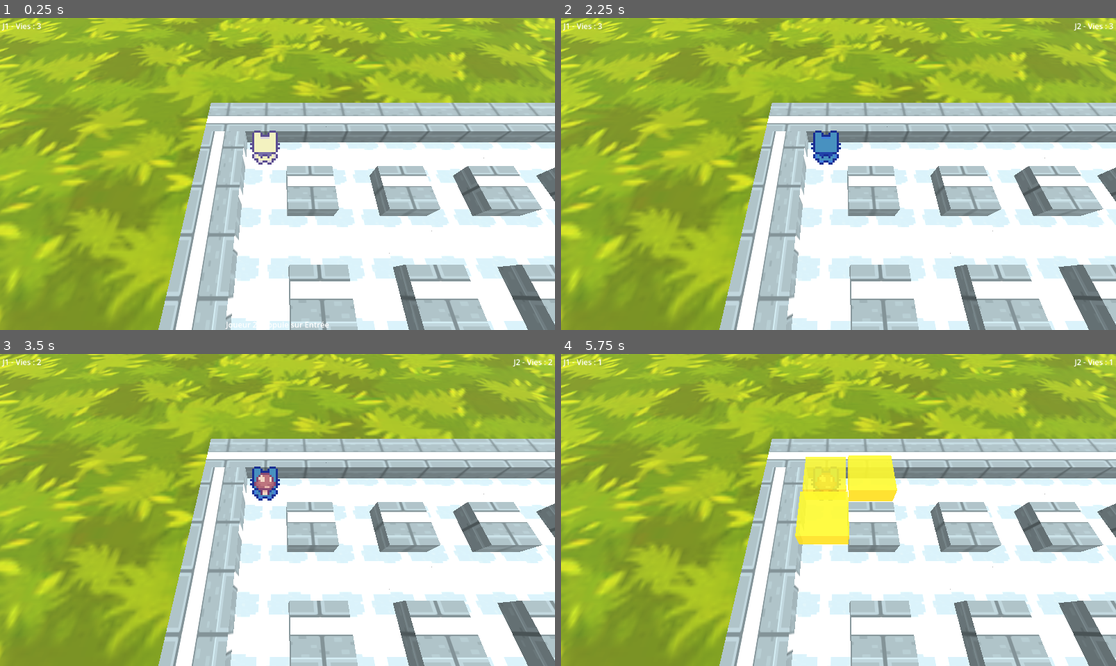
Above: before the commit, frames 1-4 (two rows, left to right).
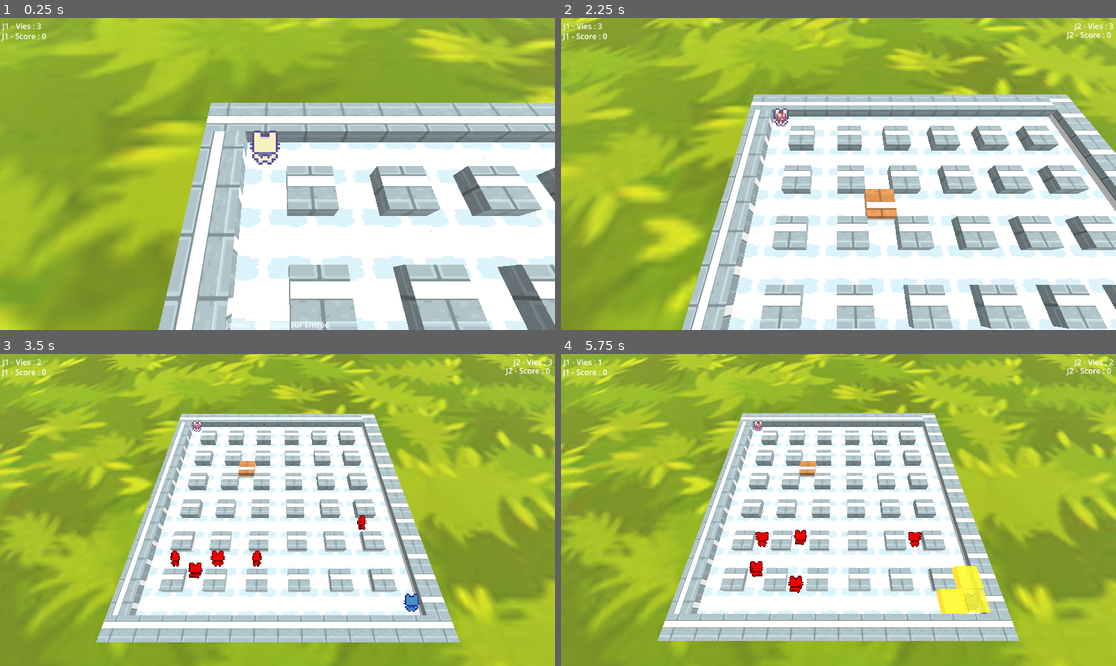
Above: after the commit, the same moments.

Repository: Tortue-afk/TD2_Multimedia
Game: Godot game, scene res://bomberman.tscn
Two runs of this game, one before a commit and one after it. Both use one fixed random seed, a clock stepped at 60 frames per second and the inputs below.
Inputs:
- Up to frame 1 (0.25 s): no input
- Up to frame 2 (2.25 s): tap Enter (p1_action) at 0.5, 0.6 s; tap E (p2_action) at 1.35 s; tap Space (p2_join) at 2.1 s
- Up to frame 3 (3.5 s): tap Enter (p1_action) at 2.85 s
- Up to frame 4 (5.75 s): tap E (p2_action) at 3.6 s; tap Space (p2_join) at 4.35 s; tap Enter (p1_action) at 5.1 s

The runs differ from the first frame. In frame 1, 22% of the frame differs, in the area x 0-100%, y 0-100%; in frame 2, 60%; in frame 3, 69%; in frame 4, 70%.

Commit message:
camera multi, couleur ennemis, tuer tous les ennemis

Diff:
--- a/Bombe/bombe.gd
+++ b/Bombe/bombe.gd
@@ -22,6 +22,8 @@
 const GROUPE_JOUEUR := "joueur"
 
 signal bombe_explosee(position_globale: Vector3)
+
+var proprietaire: Node = null
 
 static func case_contient_mur(pos: Vector3, monde: World3D, taille: float) -> bool:
 	var space_state := monde.direct_space_state
@@ -93,6 +95,11 @@
 	for e in ennemis_touches:
 		if is_instance_valid(e):
 			e.mourir()
+
+	if ennemis_touches.size() > 0:
+		var niveau := get_tree().current_scene
+		if niveau.has_method("_on_ennemis_tues"):
+			niveau._on_ennemis_tues(proprietaire, ennemis_touches.size())
 
 	bombe_explosee.emit(global_position)
 	queue_free()
--- a/Ennemi/ennemi.tscn
+++ b/Ennemi/ennemi.tscn
@@ -79,7 +79,7 @@
 "duration": 1.0,
 "texture": SubResource("AtlasTexture_1mpg8")
 }],
-"loop": true,
+"loop": 1,
 "name": &"idle_back",
 "speed": 5.0
 }, {
@@ -90,7 +90,7 @@
 "duration": 1.0,
 "texture": SubResource("AtlasTexture_4k3p5")
 }],
-"loop": true,
+"loop": 1,
 "name": &"idle_front",
 "speed": 5.0
 }, {
@@ -101,7 +101,7 @@
 "duration": 1.0,
 "texture": SubResource("AtlasTexture_iy7a6")
 }],
-"loop": true,
+"loop": 1,
 "name": &"idle_left",
 "speed": 5.0
 }, {
@@ -112,7 +112,7 @@
 "duration": 1.0,
 "texture": SubResource("AtlasTexture_6pdtf")
 }],
-"loop": true,
+"loop": 1,
 "name": &"idle_right",
 "speed": 5.0
 }, {
@@ -123,7 +123,7 @@
 "duration": 1.0,
 "texture": SubResource("AtlasTexture_x8a0q")
 }],
-"loop": true,
+"loop": 1,
 "name": &"run_bottom",
 "speed": 5.0
 }, {
@@ -134,7 +134,7 @@
 "duration": 1.0,
 "texture": SubResource("AtlasTexture_kywmy")
 }],
-"loop": true,
+"loop": 1,
 "name": &"run_left",
 "speed": 5.0
 }, {
@@ -145,7 +145,7 @@
 "duration": 1.0,
 "texture": SubResource("AtlasTexture_aoa1h")
 }],
-"loop": true,
+"loop": 1,
 "name": &"run_right",
 "speed": 5.0
 }, {
@@ -156,7 +156,7 @@
 "duration": 1.0,
 "texture": SubResource("AtlasTexture_x56n0")
 }],
-"loop": true,
+"loop": 1,
 "name": &"run_top",
 "speed": 5.0
 }]
@@ -166,12 +166,14 @@
 [node name="Ennemi" type="CharacterBody3D" unique_id=1020023865 groups=["ennemi"]]
 collision_layer = 2
 script = ExtResource("1_su0b7")
+vitesse = 1.0
 
 [node name="CollisionShape3D" type="CollisionShape3D" parent="." unique_id=204221095]
 shape = SubResource("BoxShape3D_5lqua")
 
 [node name="AnimatedSprite3D" type="AnimatedSprite3D" parent="." unique_id=937633453]
 transform = Transform3D(5, 0, 0, 0, 5, 0, 0, 0, 5, 0, 0, 0)
+modulate = Color(1, 0, 0, 1)
 billboard = 1
 texture_filter = 0
 sprite_frames = SubResource("SpriteFrames_hbyg6")
--- a/Joueur/joueur.gd
+++ b/Joueur/joueur.gd
@@ -20,6 +20,9 @@
 
 var action_bombe := "ui_accept"
 var bombe_posee: Bombe = null
+
+signal score_change(score: int)
+var score: int = 0
 
 @onready var animated_sprite_3d = $AnimatedSprite3D
 
@@ -130,4 +133,11 @@
 
 	get_tree().current_scene.add_child(bombe)
 	bombe.global_position = pos_case
+	bombe.proprietaire = self
 	bombe_posee = bombe
+	bombe.global_position = pos_case
+	bombe_posee = bombe
+
+func ajouter_score(points: int) -> void:
+	score += points
+	score_change.emit(score)
--- a/bomberman.gd
+++ b/bomberman.gd
@@ -5,20 +5,37 @@
 @onready var vie_label: Label = $VieLabel
 @onready var vie_label_j2: Label = $VieLabelJ2
 @onready var player2_label: Label = $Player2Label
+@onready var score_label: Label = $ScoreLabel
+@onready var score_label_j2: Label = $ScoreLabelJ2
+@onready var camera_partagee = $CameraPartagee
+
 
 var temps_clignotement := 0.0
 var joueur2_actif := false
 var partie_terminee := false
+var ennemis_restants := 0
 
 func _ready() -> void:
 	joueur2.desactiver()
 	player2_label.visible = true
 	vie_label_j2.visible = false
+	score_label_j2.visible = false
 
 	_maj_vies(joueur.vies)
 	joueur.vie_perdue.connect(_maj_vies)
 	joueur.mort.connect(_on_joueur_mort)
 	joueur2.mort.connect(_on_joueur_mort)
+
+	_maj_score(0)
+	joueur.score_change.connect(_maj_score)
+
+	call_deferred("_compter_ennemis")
+
+	camera_partagee.joueur = joueur
+	camera_partagee.joueur2 = joueur2
+
+func _compter_ennemis() -> void:          # ← ICI, comme fonction du niveau
+	ennemis_restants = get_tree().get_nodes_in_group("ennemi").size()
 
 func _process(delta: float) -> void:
 	if joueur2_actif:
@@ -41,11 +58,23 @@
 	_maj_vies_j2(joueur2.vies)
 	joueur2.vie_perdue.connect(_maj_vies_j2)
 
+	score_label_j2.visible = true
+	_maj_score_j2(0)
+	joueur2.score_change.connect(_maj_score_j2)
+
+	camera_partagee.activer(true)
+
 func _maj_vies(vies: int) -> void:
 	vie_label.text = "J1 - Vies : %d" % vies
 
 func _maj_vies_j2(vies: int) -> void:
 	vie_label_j2.text = "J2 - Vies : %d" % vies
+
+func _maj_score(score: int) -> void:
+	score_label.text = "J1 - Score : %d" % score
+
+func _maj_score_j2(score: int) -> void:
+	score_label_j2.text = "J2 - Score : %d" % score
 
 func _on_joueur_mort() -> void:
 	if partie_terminee:
@@ -80,3 +109,31 @@
 
 	await get_tree().create_timer(1.0).timeout
 	get_tree().change_scene_to_file("res://victory.tscn")
+
+func _on_ennemis_tues(qui: Node, nb: int) -> void:
+	if qui and qui.has_method("ajouter_score"):
+		qui.ajouter_score(nb * 100)
+
+	ennemis_restants -= nb
+	if ennemis_restants <= 0 and not partie_terminee:
+		_victoire_ennemis_elimines()
+
+func _victoire_ennemis_elimines() -> void:
+	partie_terminee = true
+
+	Resultat.vies_j1 = joueur.vies
+	Resultat.vies_j2 = joueur2.vies
+	Resultat.score_j1 = joueur.score
+	Resultat.score_j2 = joueur2.score
+	Resultat.multijoueur = joueur2_actif
+
+	if joueur2_actif:
+		if joueur.score > joueur2.score:
+			Resultat.vainqueur = "J1"
+		elif joueur2.score > joueur.score:
+			Resultat.vainqueur = "J2"
+		else:
+			Resultat.vainqueur = "ScoreEgal"
+
+	await get_tree().create_timer(1.0).timeout
+	get_tree().change_scene_to_file("res://victory.tscn")
--- a/bomberman.tscn
+++ b/bomberman.tscn
@@ -6,6 +6,7 @@
 [ext_resource type="MeshLibrary" uid="uid://bd000w0jakn7m" path="res://Map/mesh_library.res" id="3_ejw18"]
 [ext_resource type="PackedScene" uid="uid://yy8qyxlxhno6" path="res://Ennemi/ennemi.tscn" id="4_i4k5q"]
 [ext_resource type="Script" uid="uid://yioyneykemo1" path="res://spawn_ennemis.gd" id="5_b8muj"]
+[ext_resource type="Script" uid="uid://dkuilemf4hthn" path="res://camera_partagee.gd" id="7_40ey5"]
 
 [sub_resource type="Environment" id="Environment_x8p52"]
 background_mode = 1
@@ -23,14 +24,14 @@
 environment = SubResource("Environment_x8p52")
 
 [node name="MeshInstance3D" type="MeshInstance3D" parent="WorldEnvironment" unique_id=1140207870]
-transform = Transform3D(25.549044, 0, 0, 0, 1, 0, 0, 0, 22.639488, 0, 0, 0)
+transform = Transform3D(78.16433, 0, 0, 0, 3.0593836, 0, 0, 0, 69.26288, 0, 0, 0)
 mesh = SubResource("PlaneMesh_x8p52")
 
 [node name="Joueur" parent="." unique_id=2103547942 groups=["joueur"] instance=ExtResource("1_3uo7q")]
 transform = Transform3D(1, 0, 0, 0, 1, 0, 0, 0, 1, 1.5, 0.5, 1.5)
 
 [node name="Joueur2" parent="." unique_id=1039252776 groups=["joueur"] instance=ExtResource("1_3uo7q")]
-transform = Transform3D(1, 0, 0, 0, 1, 0, 0, 0, 1, 1.5, 0.5, 1.5)
+transform = Transform3D(1, 0, 0, 0, 1, 0, 0, 0, 1, 13.5, 0.5, 13.51)
 visible = false
 joueur = 1
 
@@ -65,6 +66,28 @@
 grow_horizontal = 0
 text = "Vie :"
 
+[node name="ScoreLabel" type="Label" parent="." unique_id=1538148814]
+offset_left = 4.0
+offset_top = 26.0
+offset_right = 56.0
+offset_bottom = 49.0
+text = "Score :"
+horizontal_alignment = 1
+vertical_alignment = 1
+
+[node name="ScoreLabelJ2" type="Label" parent="." unique_id=1939627900]
+anchors_preset = 1
+anchor_left = 1.0
+anchor_right = 1.0
+offset_left = -62.0
+offset_top = 23.0
+offset_right = -10.0
+offset_bottom = 46.0
+grow_horizontal = 0
+text = "Score :"
+horizontal_alignment = 1
+vertical_alignment = 1
+
 [node name="MapGrid" type="GridMap" parent="." unique_id=740874890]
 transform = Transform3D(1, 0, 0, 0, 1, 0, 0, 0, 1, 0, -1.5, 0)
 mesh_library = ExtResource("3_ejw18")
@@ -96,3 +119,6 @@
 scene_ennemi = ExtResource("4_i4k5q")
 nombre_ennemis = 5
 hauteur_par_defaut = 0.5
+
+[node name="CameraPartagee" type="Camera3D" parent="." unique_id=1560983567]
+script = ExtResource("7_40ey5")
--- /dev/null
+++ b/camera_partagee.gd
@@ -0,0 +1,40 @@
+extends Camera3D
+
+@export var joueur: Node3D
+@export var joueur2: Node3D
+@export var hauteur_base: float = 4.0
+@export var recul_base: float = 2.0
+@export var zoom_min: float = 1.0
+@export var zoom_max: float = 10.0
+@export var vitesse_suivi: float = 4.0
+@export var angle_x_degres: float = -60.0
+
+var joueur2_actif := false
+
+func activer(j2_actif: bool) -> void:
+	joueur2_actif = j2_actif
+	rotation_degrees.x = angle_x_degres
+	rotation_degrees.y = 0.0
+	rotation_degrees.z = 0.0
+	make_current()
+
+func _process(delta: float) -> void:
+	if not (joueur and is_instance_valid(joueur)):
+		return
+
+	var cible: Vector3
+	var facteur_zoom := 0.0
+
+	if joueur2_actif and joueur2 and is_instance_valid(joueur2):
+		cible = (joueur.global_position + joueur2.global_position) / 2.0
+		var distance := joueur.global_position.distance_to(joueur2.global_position)
+		facteur_zoom = clamp(
+			(distance - zoom_min) / (zoom_max - zoom_min), 0.0, 1.0)
+	else:
+		cible = joueur.global_position
+
+	var hauteur := hauteur_base + facteur_zoom * 6.0
+	var recul := recul_base + facteur_zoom * 5.0
+
+	var position_voulue := cible + Vector3(0, hauteur, recul)
+	global_position = global_position.lerp(position_voulue, vitesse_suivi * delta)
--- a/game_over.gd
+++ b/game_over.gd
@@ -6,9 +6,10 @@
 
 func _ready() -> void:
 	if Resultat.multijoueur:
-		vies_label.text = "J1 : %d vies    J2 : %d vies" % [Resultat.vies_j1, Resultat.vies_j2]
+		vies_label.text = "J1 : %d vies, %d pts    J2 : %d vies, %d pts" % \
+			[Resultat.vies_j1, Resultat.score_j1, Resultat.vies_j2, Resultat.score_j2]
 	else:
-		vies_label.text = "Vies restantes : %d" % Resultat.vies_j1
+		vies_label.text = "Vies restantes : %d    Score : %d" % [Resultat.vies_j1, Resultat.score_j1]
 
 	bouton_rejouer.pressed.connect(_on_rejouer_pressed)
 	bouton_rejouer.grab_focus()
--- a/resultat.gd
+++ b/resultat.gd
@@ -2,5 +2,7 @@
 
 var vies_j1 := 0
 var vies_j2 := 0
+var score_j1 := 0
+var score_j2 := 0
 var multijoueur := false
 var vainqueur := ""
--- a/victory.gd
+++ b/victory.gd
@@ -11,12 +11,15 @@
 				titre.text = "JOUEUR 1 GAGNE !"
 			"J2":
 				titre.text = "JOUEUR 2 GAGNE !"
-			"Egalite":
-				titre.text = "ÉGALITÉ"
-		vies_label.text = "J1 : %d vies    J2 : %d vies" % [Resultat.vies_j1, Resultat.vies_j2]
+			"ScoreEgal":
+				titre.text = "SCORE ÉGAL !"
+			_:
+				titre.text = "VICTOIRE !"
+		vies_label.text = "J1 : %d vies, %d pts    J2 : %d vies, %d pts" % \
+			[Resultat.vies_j1, Resultat.score_j1, Resultat.vies_j2, Resultat.score_j2]
 	else:
 		titre.text = "VICTOIRE !"
-		vies_label.text = "Vies restantes : %d" % Resultat.vies_j1
+		vies_label.text = "Vies restantes : %d    Score : %d" % [Resultat.vies_j1, Resultat.score_j1]
 
 	bouton_rejouer.pressed.connect(_on_rejouer_pressed)
 	bouton_rejouer.grab_focus()
Not shown, added: camera_partagee.gd.uid
